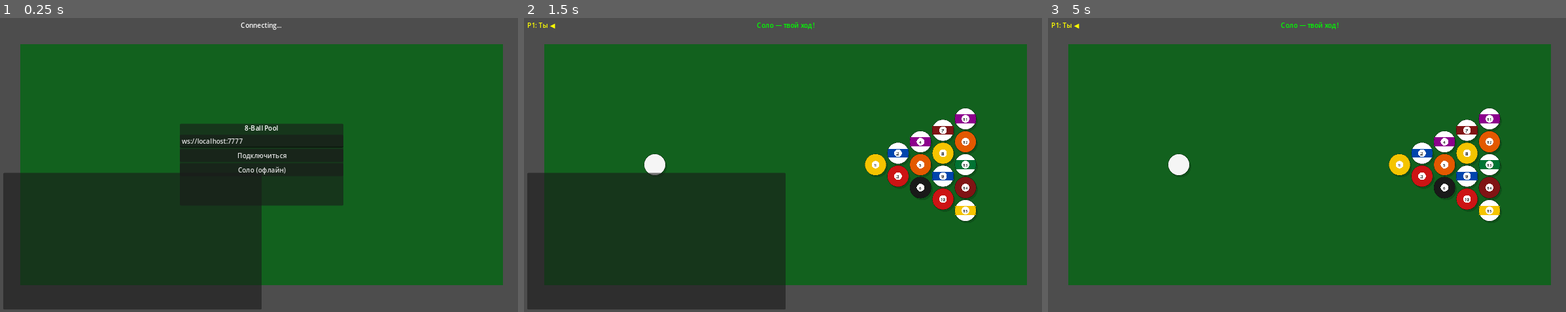
Above: before the commit, frames 1-3 (left to right).
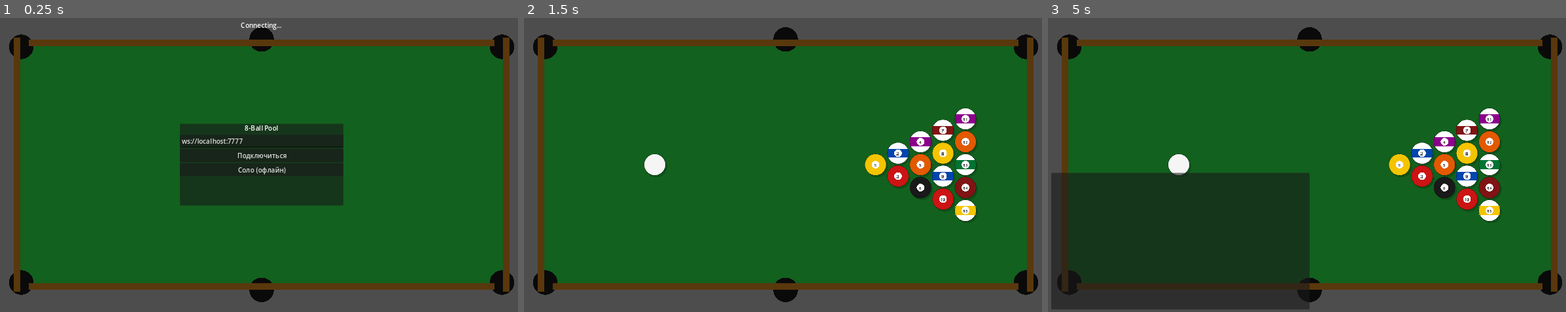
Above: after the commit, the same moments.

Repository: KeeGooRoomiE/8PoolGMS_MP
Game: Godot game, scene res://scenes/game_table.tscn
Two runs of this game, one before a commit and one after it. Both use one fixed random seed, a clock stepped at 60 frames per second and the inputs below.
Inputs (mouse positions are in pixels of both pictures, inside the frame that each line leads up to):
- Up to frame 1 (0.25 s): no input
- Up to frame 2 (1.5 s): click "Соло (офлайн)" at 0.5 s; tap Enter at 1.25 s; move the mouse to (902, 150) at 1.27 s; click (902, 150) at 1.35 s
- Up to frame 3 (5 s): tap Space at 2, 3.5 s; move the mouse to (1203, 179) at 2.02 s; click (1203, 179) at 2.1 s; tap Enter at 2.75, 4.25 s; move the mouse to (1363, 100) at 2.77 s; right-click (1363, 100) at 2.85 s; click (1363, 100) at 3.05 s; move the mouse to (1281, 223) at 3.52 s; click (1281, 223) at 3.6 s; move the mouse to (1467, 209) at 4.27 s; click (1467, 209) at 4.35 s; tap ` (debug_toggle) at 4.9 s

The runs differ from the first frame. In frame 1, 27% of the frame differs, in the area x 0-100%, y 3-100%; in frame 2, 29%, in the area x 0-100%, y 1-100%; in frame 3, 29%.

Commit message:
Fix cue rendering, aim line, HUD and add table visuals
Cue:
- Thin tip now at ball edge, thick handle behind (rotation +180deg fixes orientation)
- Position accounts for ball radius so cue starts at ball surface, not center
- MAX_FORCE 600→780 (+30% force)

Aim line:
- Set global_rotation=0 on AimLine child to cancel parent cue rotation
- Prevents double-rotation that caused 50deg direction error

Table:
- _draw() adds dark pocket circles and brown bumper rails (were invisible)

Solo mode:
- Hide turn label and player list (irrelevant in solo)
- Debug console starts hidden; backtick still toggles it

Co-Authored-By: Claude Sonnet 4.6 <noreply@anthropic.com>
Claude-Session: https://claude.ai/code/session_018SAdhZjxZaTqDxcTooQbaG

Diff:
--- a/godot/scenes/cue/cue.gd
+++ b/godot/scenes/cue/cue.gd
@@ -1,7 +1,8 @@
 extends Node2D
 
-const MAX_FORCE   := 600.0
-const CUE_OFFSET  := 40.0    # расстояние от центра шара до торца кия (в покое)
+const MAX_FORCE   := 780.0
+const BALL_RADIUS := 26.0    # должно совпадать с ball.gd RADIUS
+const CUE_OFFSET  := 6.0     # зазор от края шара до кончика кия (в покое)
 const FORCE_SCALE := 0.9     # px мыши → единицы силы (дистанция / FORCE_SCALE = force)
 const CUE_LENGTH  := 200.0
 const CUE_WIDTH   := 7.0
@@ -51,13 +52,15 @@
 	# dir_vec: от шара к мыши = направление удара
 	var dir_vec := Vector2.from_angle(deg_to_rad(_shot_dir_deg))
 
-	# Кий позади шара (противоположная сторона от мыши)
-	global_position = ball_pos - dir_vec * (CUE_OFFSET + pull * 0.15)
-	# Кончик кия (local 0,0) смотрит в сторону шара → rotation = shot_dir
-	rotation = deg_to_rad(_shot_dir_deg)
+	# Кий позади шара — кончик у края шара, рукоять уходит назад
+	global_position = ball_pos - dir_vec * (BALL_RADIUS + CUE_OFFSET + pull * 0.15)
+	# +180°: local +X смотрит от шара, поэтому трапеция (0→CUE_LENGTH) рисуется назад
+	rotation = deg_to_rad(_shot_dir_deg + 180.0)
 
 	# Линия прицела: от шара вперёд по направлению удара
+	# global_rotation = 0 нейтрализует поворот родителя (иначе dir_vec повернётся дважды)
 	aim_line.global_position = ball_pos
+	aim_line.global_rotation = 0.0
 	aim_line.clear_points()
 	aim_line.add_point(Vector2.ZERO)
 	aim_line.add_point(dir_vec * 350.0)
@@ -67,12 +70,12 @@
 func _draw() -> void:
 	if not is_aiming:
 		return
-	# Кий: прямоугольник, сужается к концу
+	# Кий: трапеция — тонкий кончик у (0,0) → толстая рукоять у (CUE_LENGTH, 0)
+	# После rotation +180° кончик окажется у шара, рукоять — сзади
 	var t := _shot_force / MAX_FORCE
 	var tip_w := CUE_WIDTH * 0.35
 	var col := Color(0.75, 0.55, 0.25).lerp(Color(1.0, 0.3, 0.1), t)
 
-	# Рисуем трапецию как два треугольника (по локальным осям)
 	var pts := PackedVector2Array([
 		Vector2(0.0,       -tip_w * 0.5),
 		Vector2(0.0,        tip_w * 0.5),
@@ -88,7 +91,6 @@
 		return
 
 	if GameState.is_solo:
-		# Офлайн: применяем силу напрямую
 		target_ball.apply_shot(_shot_force, _shot_dir_deg)
 	else:
 		NetworkManager.rpc_request_shot.rpc_id(1, _shot_force, _shot_dir_deg, target_ball.ball_id)
--- a/godot/scripts/debug_console.gd
+++ b/godot/scripts/debug_console.gd
@@ -5,10 +5,11 @@
 @onready var label: RichTextLabel = $Panel/RichTextLabel
 
 var _lines: PackedStringArray = []
-var _visible: bool = true
+var _visible: bool = false
 
 func _ready() -> void:
 	layer = 100
+	$Panel.hide()
 
 func _input(event: InputEvent) -> void:
 	if event.is_action_pressed("debug_toggle"):
--- a/godot/scripts/table_controller.gd
+++ b/godot/scripts/table_controller.gd
@@ -17,6 +17,11 @@
 	11:3, 12:2, 13:3, 14:2, 15:3,
 }
 const WHITE_SPAWN := Vector2(320.0, 360.0)
+
+const _POCKET_POSITIONS: Array[Vector2] = [
+	Vector2(52, 72), Vector2(640, 54), Vector2(1228, 72),
+	Vector2(52, 648), Vector2(640, 666), Vector2(1228, 648),
+]
 
 # Ноды
 @onready var balls_node:    Node2D          = $Balls
@@ -62,6 +67,24 @@
 		if pocket is Area2D:
 			pocket.body_entered.connect(_on_ball_pocketed.bind(pocket))
 
+	queue_redraw()
+
+# ---------------------------------------------------------------------------
+# Стол: бортики и лузы
+# ---------------------------------------------------------------------------
+
+func _draw() -> void:
+	var bumper_col := Color(0.35, 0.22, 0.05)
+	var pocket_col := Color(0.04, 0.04, 0.04)
+
+	for pos in _POCKET_POSITIONS:
+		draw_circle(pos, 30.0, pocket_col)
+
+	draw_rect(Rect2(70,   54,  1140, 16), bumper_col)  # top
+	draw_rect(Rect2(70,  650,  1140, 16), bumper_col)  # bottom
+	draw_rect(Rect2(34,   50,    16, 620), bumper_col)  # left
+	draw_rect(Rect2(1230,  50,   16, 620), bumper_col)  # right
+
 # ---------------------------------------------------------------------------
 # Ввод
 # ---------------------------------------------------------------------------
@@ -181,9 +204,9 @@
 	GameState.add_player(1)
 	GameState.can_local_player_move = true
 	conn_panel.hide()
+	turn_label.hide()
+	players_vbox.hide()
 	_spawn_all_balls()
-	turn_label.text = "Соло — твой ход!"
-	turn_label.modulate = Color.GREEN
 
 func _on_net_connected() -> void:
 	conn_panel.hide()
